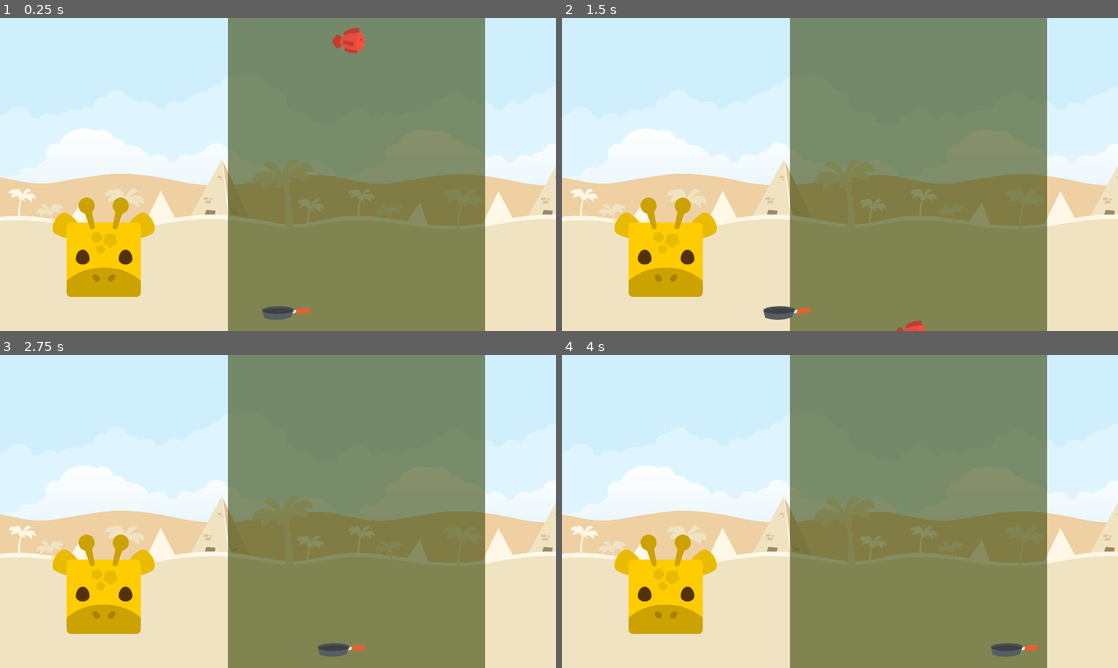
Above: before the commit, frames 1-4 (two rows, left to right).
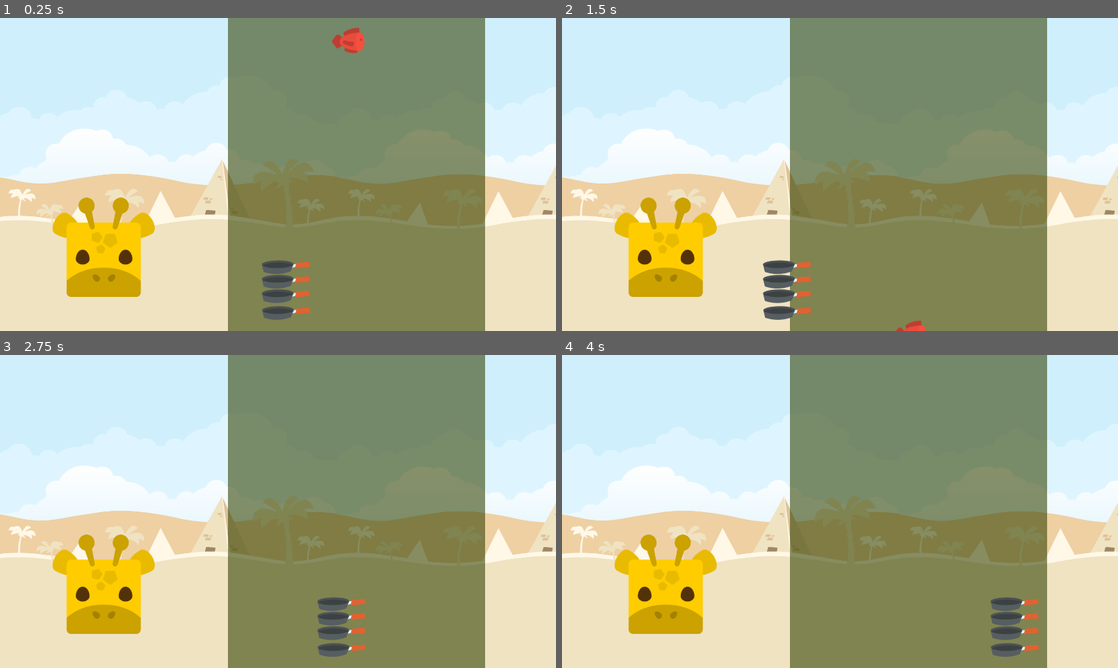
Above: after the commit, the same moments.

Repository: SirLich/funky-drive-through
Game: Godot game, scene res://game.tscn
The game is run twice, just before and just after one commit, with the same random seed, the same clock (stepped at 60 frames per second) and the same inputs.
Inputs (mouse positions are in pixels of both pictures, inside the frame that each line leads up to):
- Up to frame 1 (0.25 s): no input
- Up to frame 2 (1.5 s): move the mouse to (962, 158) at 0.52 s; move the mouse to (728, 190) at 1.27 s
- Up to frame 3 (2.75 s): tap Enter at 2 s; move the mouse to (333, 442) at 2.02 s
- Up to frame 4 (4 s): tap Space at 2.75 s; move the mouse to (812, 574) at 2.77 s; tap Enter at 3.5 s; move the mouse to (1006, 558) at 3.52 s

The runs differ from the first frame. In frame 1, 0.8% of the frame differs, in the area x 47-56%, y 77-92%; in frame 2, 0.8%, in the area x 36-45%, y 77-92%; in frame 3, 0.8%; in frame 4, 0.8%.

Commit message:
Working stacking mechanics

Diff:
--- a/scenes/item/catcher.gd
+++ b/scenes/item/catcher.gd
@@ -1,7 +1,22 @@
-extends AnimatableBody2D
+extends Node2D
 
 @export var border_left = 750
 @export var border_right = 1700
+@export var stacked_item : PackedScene
+
+@export var base : Node
+@export var top : Node
+
+func _ready() -> void:
+	var last_stackable = base
+	for i in range(3):
+		var new_stackable = stacked_item.instantiate()
+		new_stackable.follow = last_stackable
+		add_child(new_stackable)
+		last_stackable = new_stackable
+
+	last_stackable.remote_transform_2d.remote_path = top.get_path()
+	#top.reparent(last_stackable)
 
 func _process(delta: float) -> void:
-	self.global_position.x = clamp(get_global_mouse_position().x, border_left, border_right)
+	base.global_position.x = clamp(get_global_mouse_position().x, border_left, border_right)
--- a/scenes/item/catcher.tscn
+++ b/scenes/item/catcher.tscn
@@ -1,21 +1,37 @@
-[gd_scene load_steps=4 format=3 uid="uid://bde5jwauuhx81"]
+[gd_scene load_steps=6 format=3 uid="uid://bde5jwauuhx81"]
 
 [ext_resource type="Script" path="res://scenes/item/catcher.gd" id="1_jd7dh"]
 [ext_resource type="Texture2D" uid="uid://0phwuakw03kd" path="res://assets/temp/genericItem_color_116.png" id="1_yrgt3"]
+[ext_resource type="PackedScene" uid="uid://cwo33wdcofuqm" path="res://scenes/item/stacked_item.tscn" id="2_b1twt"]
 
 [sub_resource type="CapsuleShape2D" id="CapsuleShape2D_kar00"]
 radius = 22.9945
 height = 106.009
 
-[node name="Catcher" type="AnimatableBody2D"]
+[sub_resource type="CircleShape2D" id="CircleShape2D_v15wv"]
+radius = 40.4969
+
+[node name="Catcher" type="Node2D" node_paths=PackedStringArray("base", "top")]
 script = ExtResource("1_jd7dh")
+stacked_item = ExtResource("2_b1twt")
+base = NodePath("Base")
+top = NodePath("Top")
 
-[node name="Sprite2D" type="Sprite2D" parent="."]
+[node name="Top" type="AnimatableBody2D" parent="."]
+
+[node name="CollisionShape2D" type="CollisionShape2D" parent="Top"]
+position = Vector2(2, 3)
+rotation = 1.56562
+shape = SubResource("CapsuleShape2D_kar00")
+
+[node name="Area2D" type="Area2D" parent="Top"]
+
+[node name="CollisionShape2D" type="CollisionShape2D" parent="Top/Area2D"]
+shape = SubResource("CircleShape2D_v15wv")
+
+[node name="Base" type="Node2D" parent="."]
+
+[node name="Sprite2D" type="Sprite2D" parent="Base"]
 position = Vector2(27, -3)
 rotation = 1.03479
 texture = ExtResource("1_yrgt3")
-
-[node name="CollisionShape2D" type="CollisionShape2D" parent="."]
-position = Vector2(2, 3)
-rotation = 1.56562
-shape = SubResource("CapsuleShape2D_kar00")
--- /dev/null
+++ b/scenes/item/stacked_item.gd
@@ -0,0 +1,15 @@
+extends Node2D
+class_name StackedItem
+
+@export var follow = Node
+@export var stack_height = -50
+@export var follow_time = 0.01
+@onready var remote_transform_2d: RemoteTransform2D = $RemoteTransform2D
+
+var tween : Tween
+
+func _process(delta: float) -> void:
+	if tween:
+		tween.kill()
+	tween = get_tree().create_tween()
+	tween.tween_property(self, "global_position", follow.global_position + Vector2(0, stack_height), follow_time)
--- /dev/null
+++ b/scenes/item/stacked_item.tscn
@@ -0,0 +1,14 @@
+[gd_scene load_steps=3 format=3 uid="uid://cwo33wdcofuqm"]
+
+[ext_resource type="Script" path="res://scenes/item/stacked_item.gd" id="1_q6wav"]
+[ext_resource type="Texture2D" uid="uid://0phwuakw03kd" path="res://assets/temp/genericItem_color_116.png" id="1_rst4p"]
+
+[node name="StackedItem" type="Node2D"]
+script = ExtResource("1_q6wav")
+
+[node name="Follower" type="Sprite2D" parent="."]
+position = Vector2(26, -11)
+rotation = 1.03479
+texture = ExtResource("1_rst4p")
+
+[node name="RemoteTransform2D" type="RemoteTransform2D" parent="."]
Binary file added: assets/temp/genericItem_color_101.png
Not shown, added: assets/temp/genericItem_color_101.png.import
Not shown, added: gam1AC0.tmp
Not shown, added: gamD7C7.tmp
Not shown, added: scenes/item/cat3974.tmp
